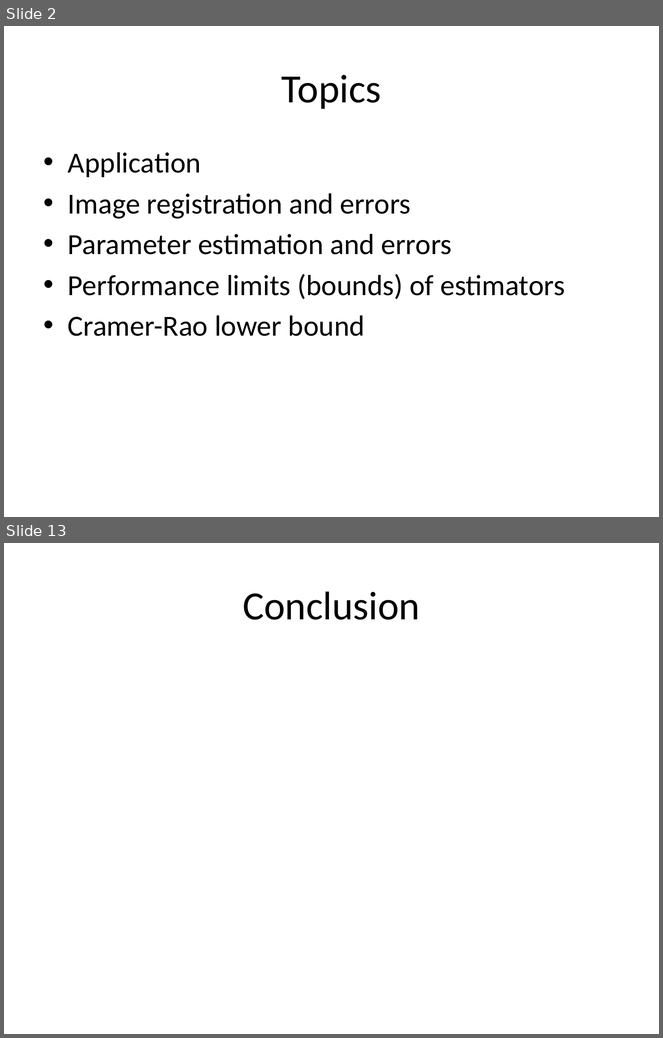
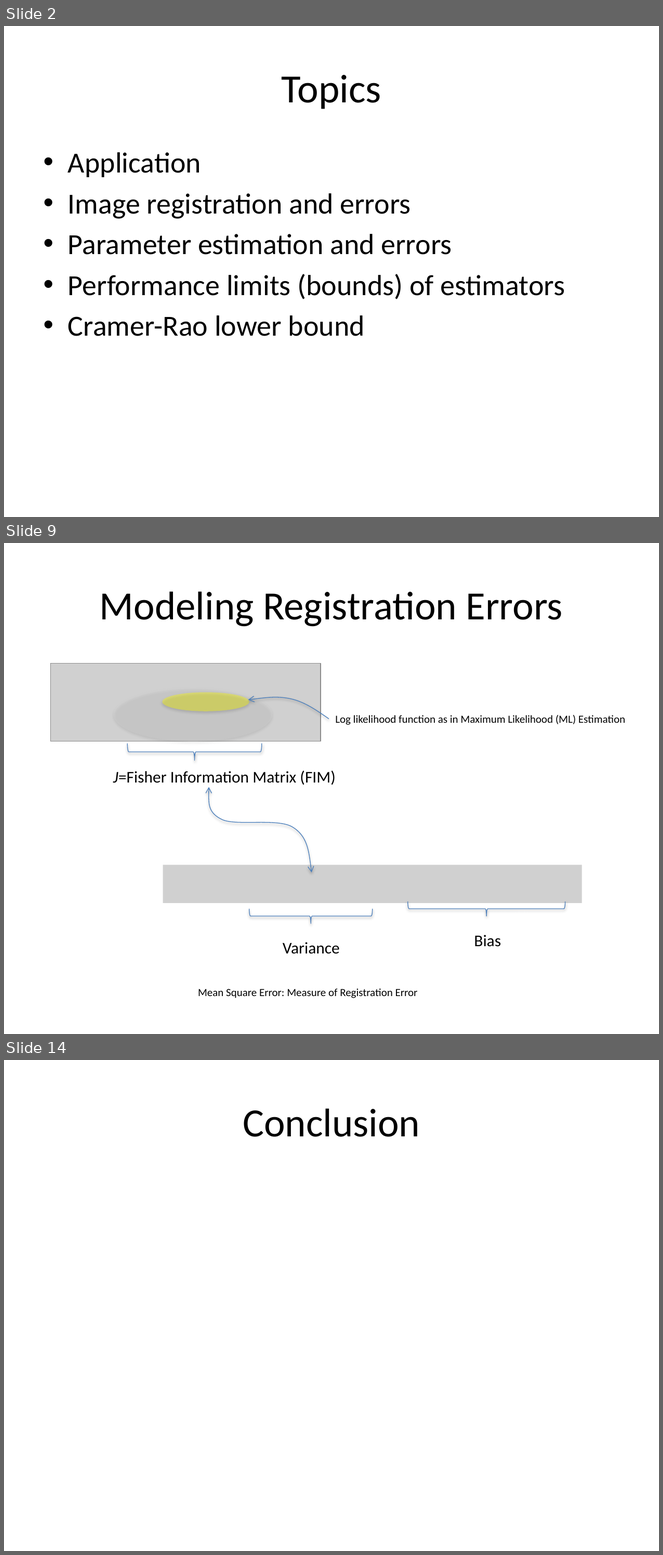
Before and after one commit to josh-gleason/CS679, a slide deck: Presentation/CS679Presentation2.pptx. Shown one above the other, each under a label of ours: slides 2 and 13 before the commit, slides 2, 9 and 14 after it; the slides between them are not shown. The pictures are 663x1038 and 663x1555 pixels, drawn with LibreOffice and Linux fonts; fonts in the diff are those of the drawing; grey boxes stand for pictures. Boxes give left, top, right and bottom in pixels: in the first picture for what was removed or moved away, otherwise in the second. Text is boxed around its words. In the diff, an @@ line names an element or a change of style, - is before the commit and + after.

```diff
--- a/Presentation/CS679Presentation2.pptx
+++ b/Presentation/CS679Presentation2.pptx
@@ slide 9 added at bbox=[4, 543, 659, 1034], background #FFFFFF @@
@@ title added at bbox=[100, 591, 563, 627], 44 pt, text #000000 @@
+Modeling Registration Errors
@@ picture added at bbox=[50, 664, 321, 742] @@
@@ ellipse added at bbox=[113, 688, 272, 742], fill #DDDDDD at 23% opacity @@
@@ ellipse added at bbox=[163, 692, 249, 711], fill #FFFF00 at 39% opacity @@
@@ freeform shape added at bbox=[248, 697, 329, 719], outline #4B7EBC 0.75 pt @@
@@ text added at bbox=[335, 715, 625, 725], 12 pt, text #000000 @@
+Log likelihood function as in Maximum Likelihood (ML) Estimation
@@ left brace added at bbox=[128, 743, 262, 760], outline #4F81BD 0.75 pt @@
@@ text added at bbox=[113, 771, 335, 785], 18 pt, text #000000 @@
+J=Fisher Information Matrix (FIM)
@@ freeform shape added at bbox=[209, 787, 312, 873], outline #4B7EBC 0.75 pt @@
@@ picture added at bbox=[163, 865, 583, 903] @@
@@ left brace added at bbox=[408, 901, 565, 916], outline #4F81BD 0.75 pt @@
@@ left brace added at bbox=[249, 909, 372, 924], outline #4F81BD 0.75 pt @@
@@ text added at bbox=[283, 942, 340, 954], 18 pt, text #000000 @@
+Variance
@@ text added at bbox=[474, 935, 501, 947], 18 pt, text #000000 @@
+Bias
@@ text added at bbox=[198, 989, 418, 999], 12 pt, text #000000 @@
+Mean Square Error: Measure of Registration Error
@@ what was slide 13 is now slide 14 @@
```
Also in this commit, not shown: 7 slides changed, 3 other slides added, 3 slides removed.
